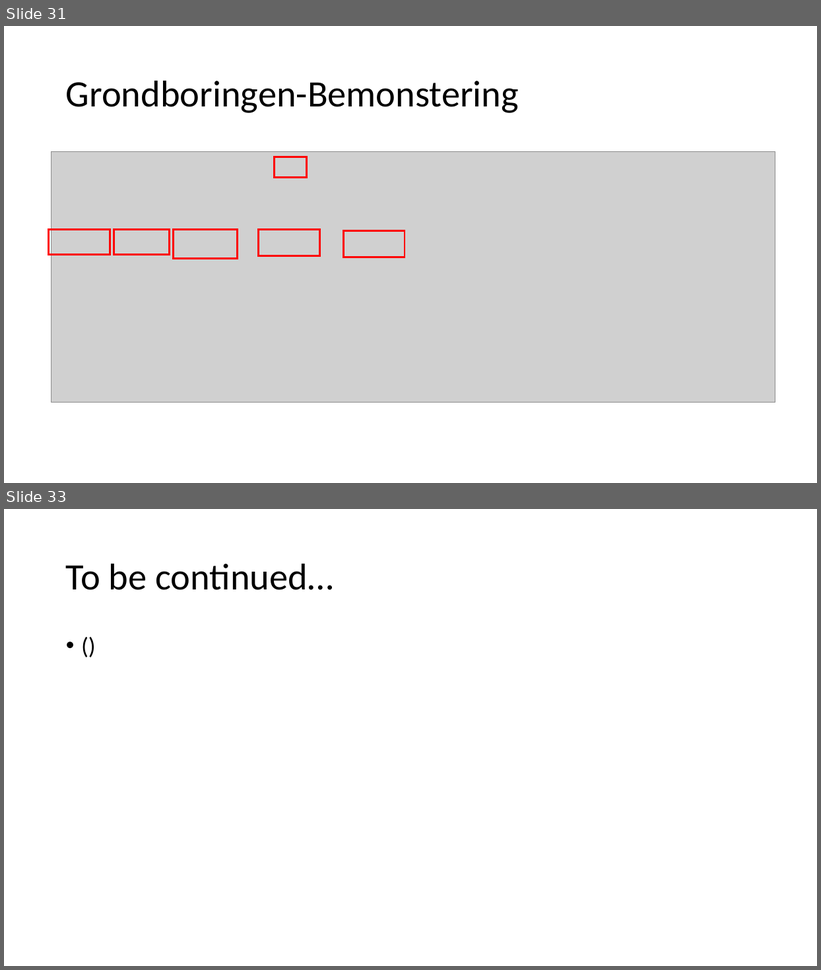
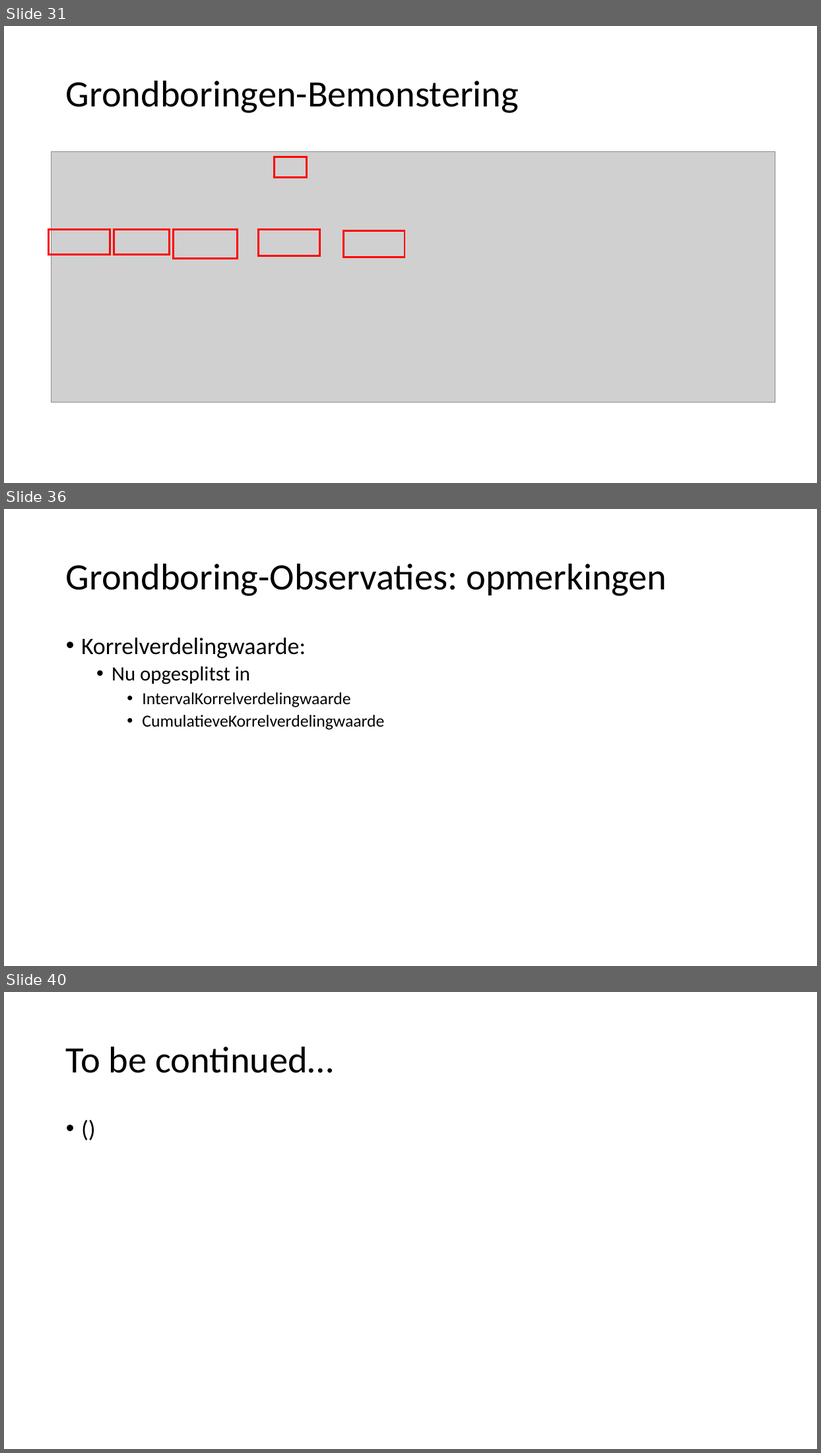
Before and after one commit to Informatievlaanderen/OSLOthema-bodemEnOndergrond, a slide deck: resources/consolidatie/WerkgroepConsolidatie20210531.pptx. Shown one above the other, each under a label of ours: slides 31 and 33 before the commit, slides 31, 36 and 40 after it; the slides between them are not shown. The pictures are 821x970 and 821x1453 pixels, drawn with LibreOffice and Linux fonts; fonts in the diff are those of the drawing; grey boxes stand for pictures. Boxes give left, top, right and bottom in pixels: in the first picture for what was removed or moved away, otherwise in the second. Text is boxed around its words. In the diff, an @@ line names an element or a change of style, - is before the commit and + after.

```diff
--- a/resources/consolidatie/WerkgroepConsolidatie20210531.pptx
+++ b/resources/consolidatie/WerkgroepConsolidatie20210531.pptx
@@ slide 36 added at [4, 509, 817, 966], background #FFFFFF @@
@@ title added at [66, 563, 667, 596], 44 pt, text #000000 @@
+Grondboring-Observaties: opmerkingen
@@ text added at [81, 638, 384, 730], 20 pt, text #000000 @@
+• Korrelverdelingwaarde:
+  • Nu opgesplitst in
+    • IntervalKorrelverdelingwaarde
+    • CumulatieveKorrelverdelingwaarde
@@ what was slide 33 is now slide 40 @@
```
Also in this commit, not shown: 9 slides changed, 8 other slides added, 2 slides removed.
